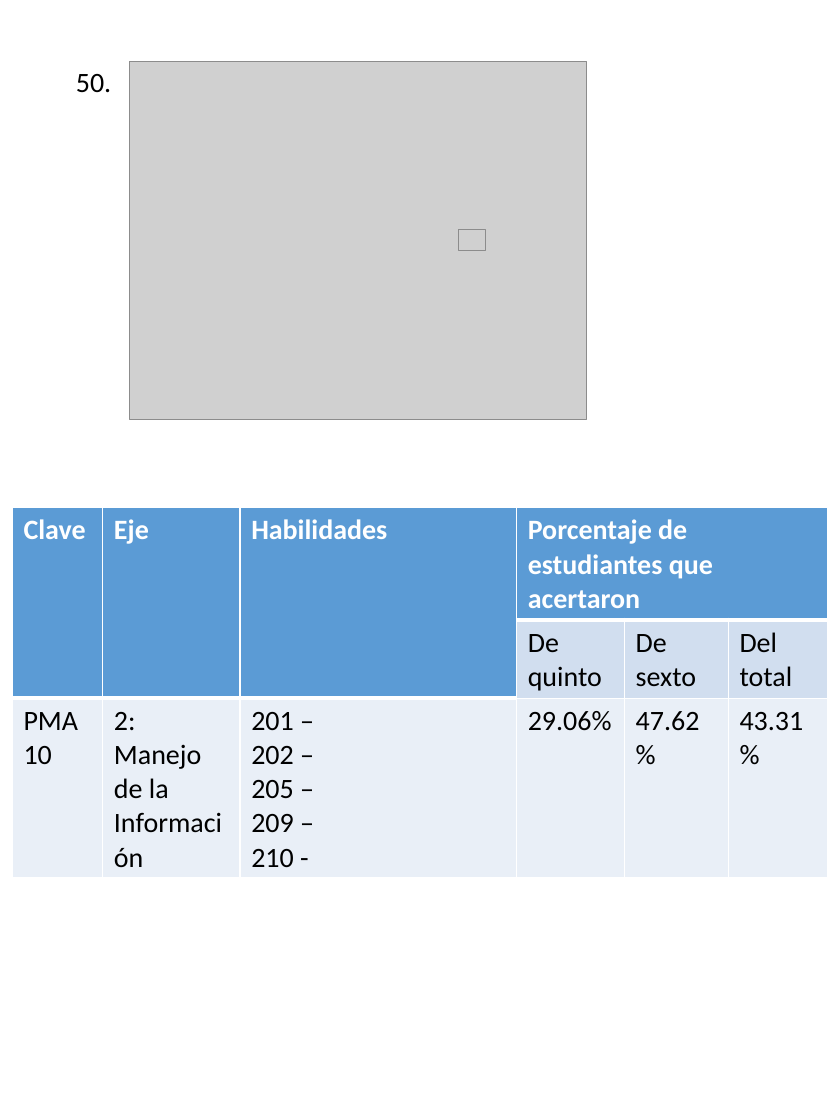
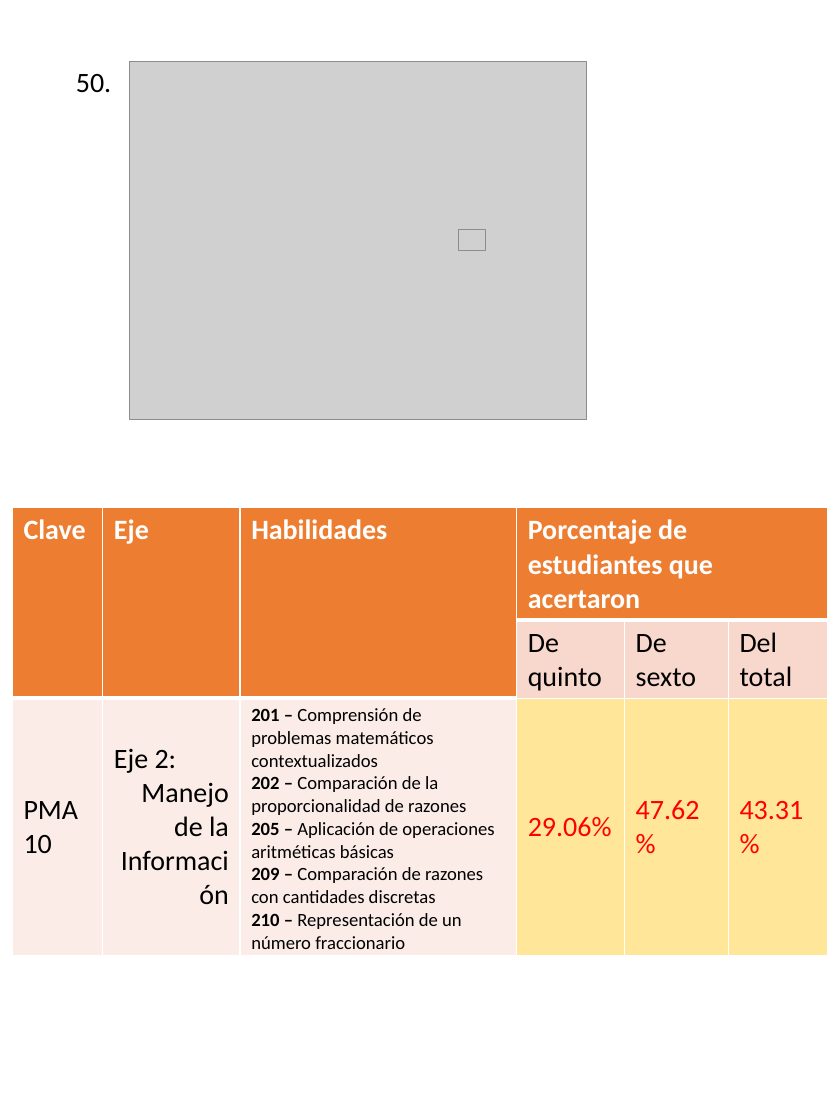
Before and after one commit to Adrifelcha/afchavez-019, a slide deck: slide 55 of Lancaster/Reporte_02_Q-Preliminar/Info_per_Item.pptx (slide 54 before the commit). Drawn at 840x1120 pixels with LibreOffice and Linux fonts; fonts in the diff are those of the drawing; grey boxes stand for pictures. Boxes give left, top, right and bottom in pixels: in the first picture for what was removed or moved away, otherwise in the second. Text is boxed around its words. In the diff, an @@ line names an element or a change of style, - is before the commit and + after.

```diff
--- a/Lancaster/Reporte_02_Q-Preliminar/Info_per_Item.pptx
+++ b/Lancaster/Reporte_02_Q-Preliminar/Info_per_Item.pptx
@@ table at (12, 507, 829, 953) @@
-row 3, column 2: 2: / Manejo de la Información
+row 3, column 2: Eje 2: / Manejo de la Información
-row 3, column 3: 201 – / 202 – / 205 – / 209 – / 210 -
+row 3, column 3: 201 – Comprensión de problemas matemáticos contextualizados / 202 – Comparación de la proporcionalidad de razones / 205 – Aplicación de operaciones aritméticas básicas / 209 – Comparación de razones con cantidades discretas / 210 – Representación de un número fraccionario
@@ fill #5B9BD5 to #ED7D31 in 4 cells @@
@@ fill #D2DEEF to #F8D7CE in 3 cells @@
@@ fill #EAEFF7 to #FCECE8 in 3 cells @@
@@ fill #EAEFF7 to #FFE699 in 3 cells @@
@@ text colour #000000 to #FF0000 in "29.06%", "47.62%", "43.31%" @@
```
Also in this commit, not shown: 45 other slides changed, 1 slide added, 3 other files.
